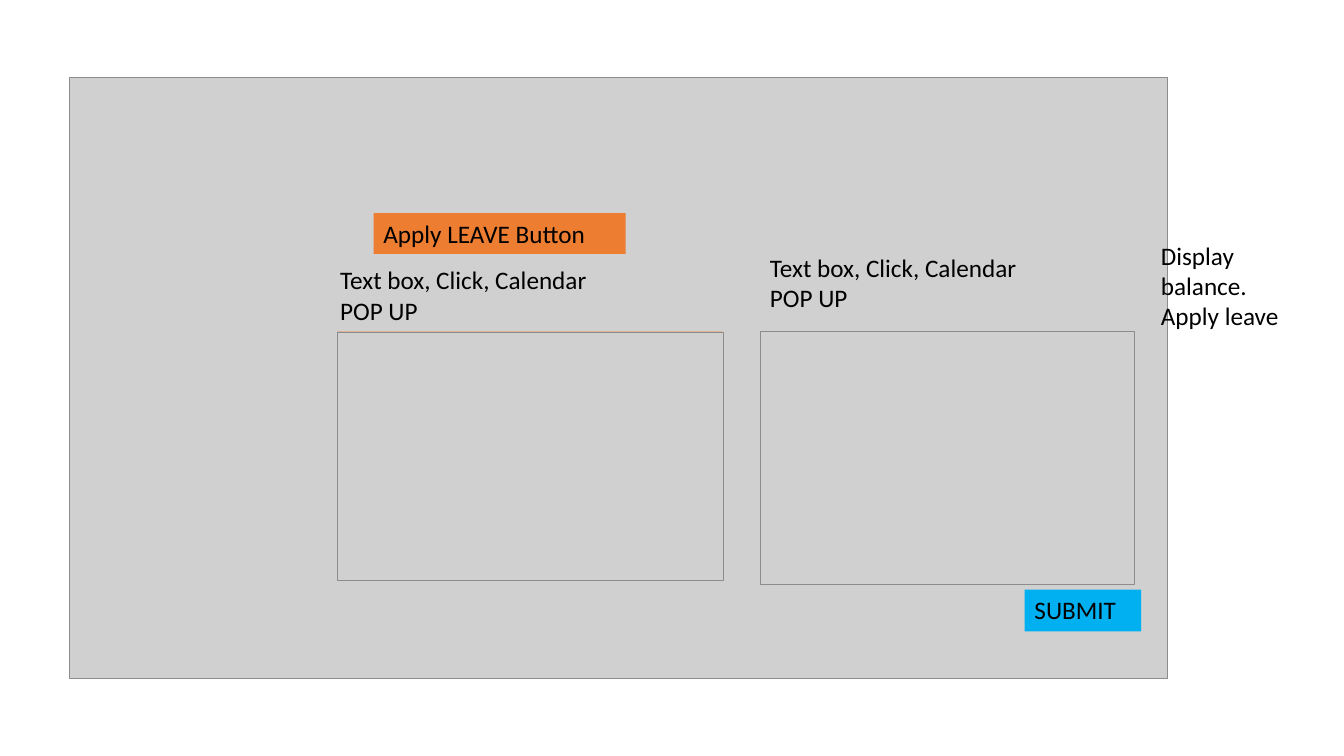
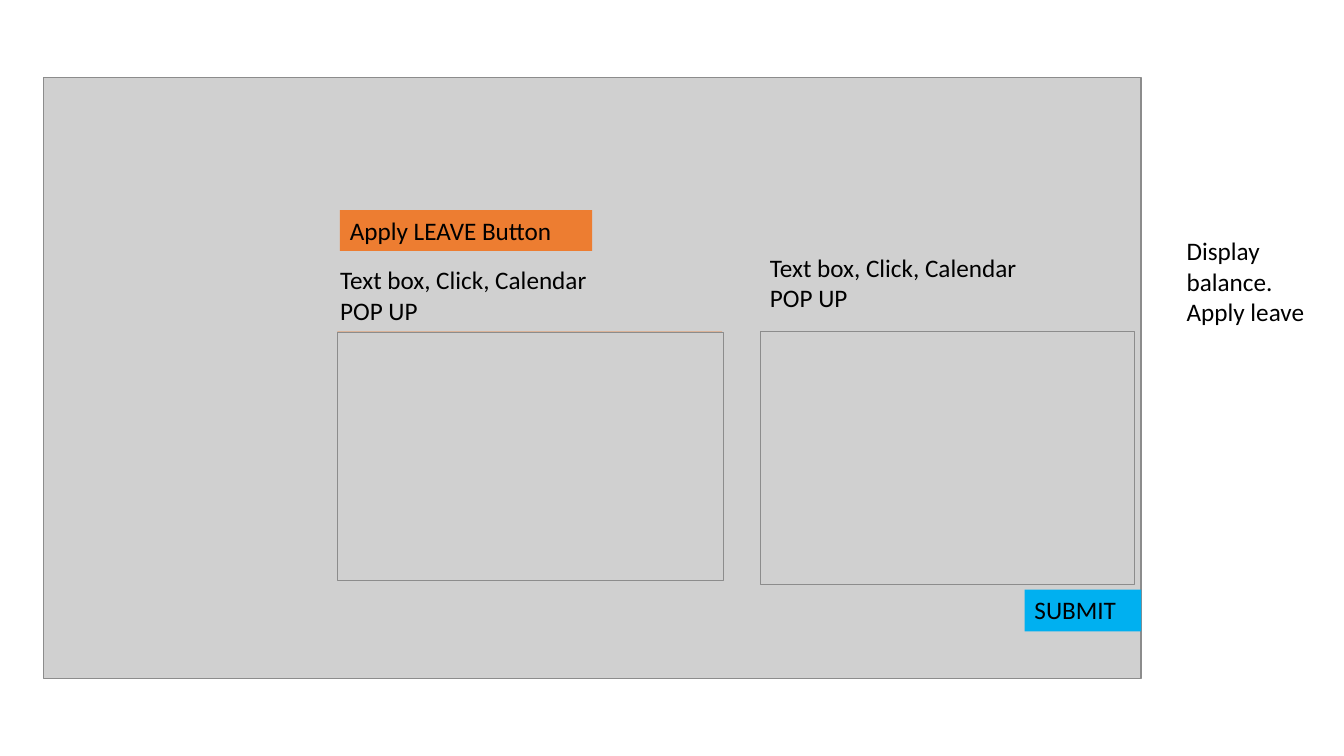
Before and after one commit to Gauth27/YP_ANG, a slide deck: slide 2 of Presentation1.pptx. Drawn at 1344x756 pixels with LibreOffice and Linux fonts; fonts in the diff are those of the drawing; grey boxes stand for pictures. Boxes give left, top, right and bottom in pixels: in the first picture for what was removed or moved away, otherwise in the second. Text is boxed around its words. In the diff, an @@ line names an element or a change of style, - is before the commit and + after.

Commit message:
Enhanced Leave Management

```diff
--- a/Presentation1.pptx
+++ b/Presentation1.pptx
@@ picture: place and size @@
-picture at [70,78,1168,679]
+picture at [43,78,1141,679]
@@ rectangle "Apply LEAVE Button": place and size @@
-rectangle "Apply LEAVE Button" at [374,214,626,254]
+rectangle "Apply LEAVE Button" at [340,210,592,250]
@@ text "Display balance." rewrapped from [1161,244,1279,332] to [1187,242,1304,325] @@
```
Also in this commit, not shown: 1 slide added, 1 slide removed, 6 other files.
